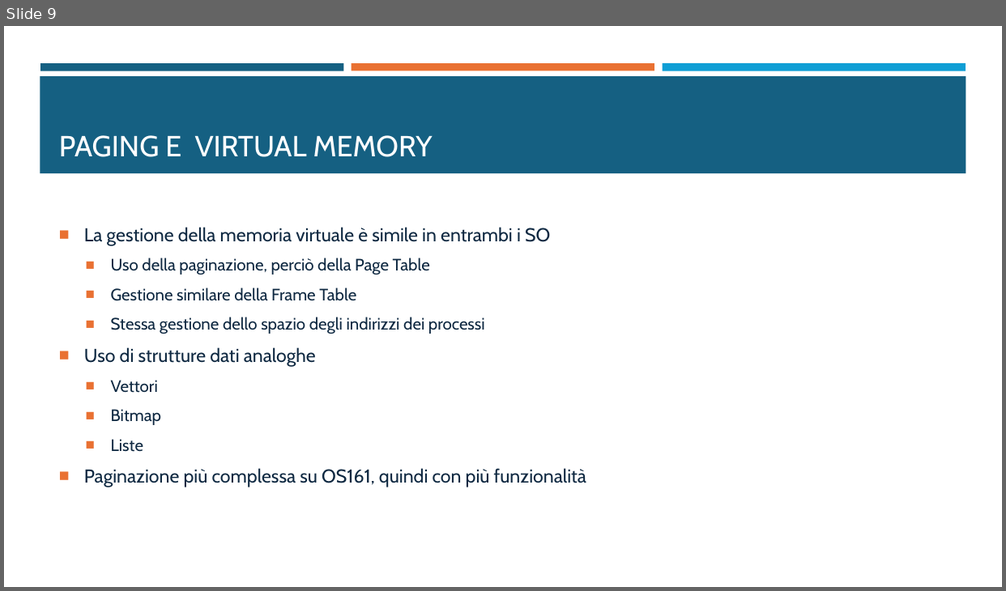
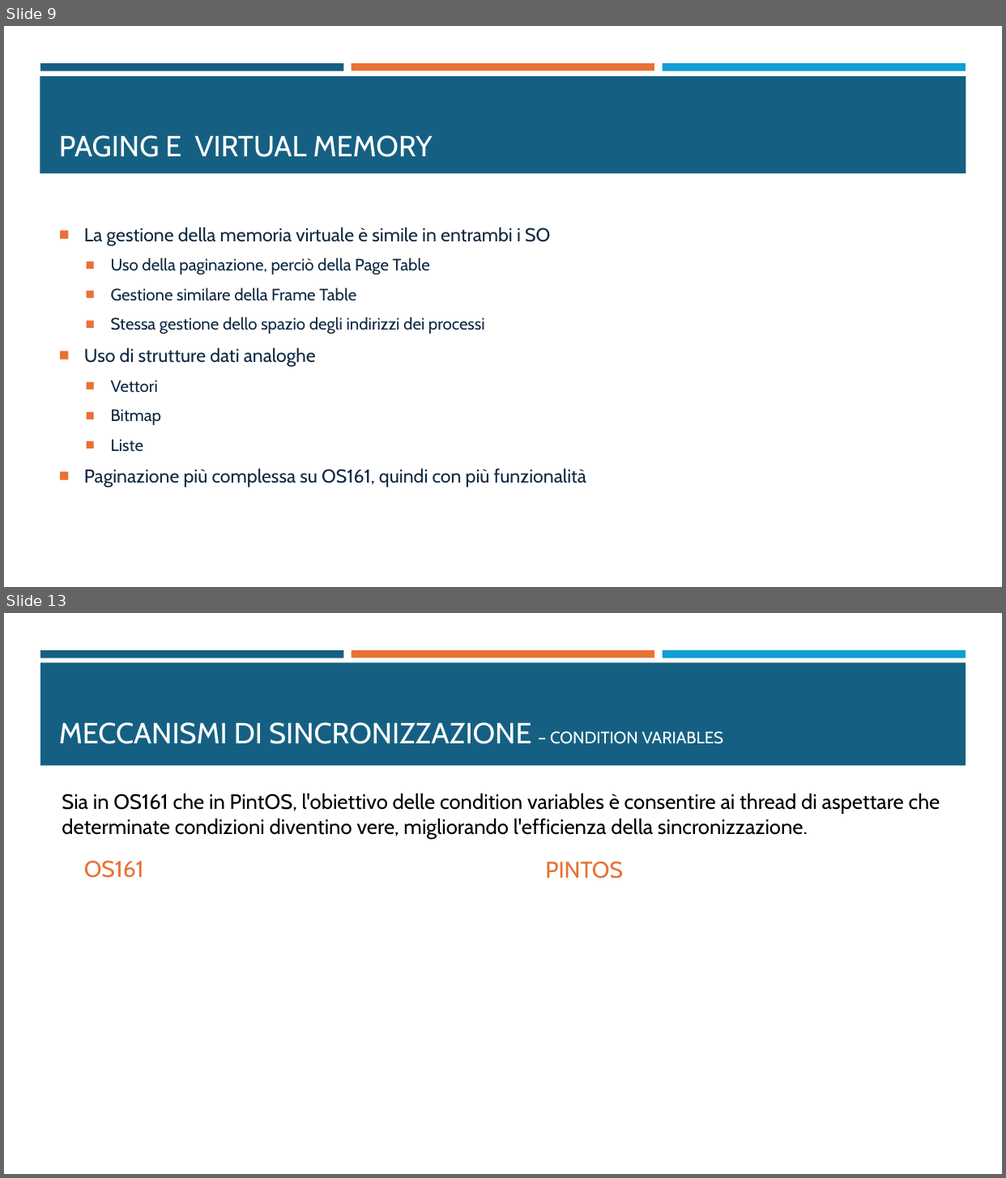
Before and after one commit to fraancyM/PintOS, a slide deck: Progetto_SO.pptx. Shown one above the other, each under a label of ours: slide 9 before the commit, slides 9 and 13 after it; the slides between them are not shown. The pictures are 1006x591 and 1006x1178 pixels, drawn with LibreOffice and Linux fonts; fonts in the diff are those of the drawing. Boxes give left, top, right and bottom in pixels: in the first picture for what was removed or moved away, otherwise in the second. Text is boxed around its words. In the diff, an @@ line names an element or a change of style, - is before the commit and + after.

```diff
--- a/Progetto_SO.pptx
+++ b/Progetto_SO.pptx
@@ slide 13 added at [4,613,1002,1174], background #FFFFFF; not listed: 3 template elements that a slide beside it also shows @@
@@ rectangle added at [40,662,966,766], fill #156082 @@
@@ title added at [59,722,724,744], 28 pt, text #FFFFFF @@
+MECCANISMI DI SINCRONIZZAZIONE – CONDITION VARIABLES
@@ text added at [62,793,940,839], 20 pt, text #000000 @@
+Sia in OS161 che in PintOS, l'obiettivo delle condition variables è consentire ai thread di aspettare che determinate condizioni diventino vere, migliorando l'efficienza della sincronizzazione.
@@ text added at [84,861,144,878], 22 pt, text #E97132 @@
+OS161
@@ text added at [545,862,623,879], 22 pt, text #E97132 @@
+PINTOS
```
Also in this commit, not shown: 1 slide changed, 2 other slides added.
